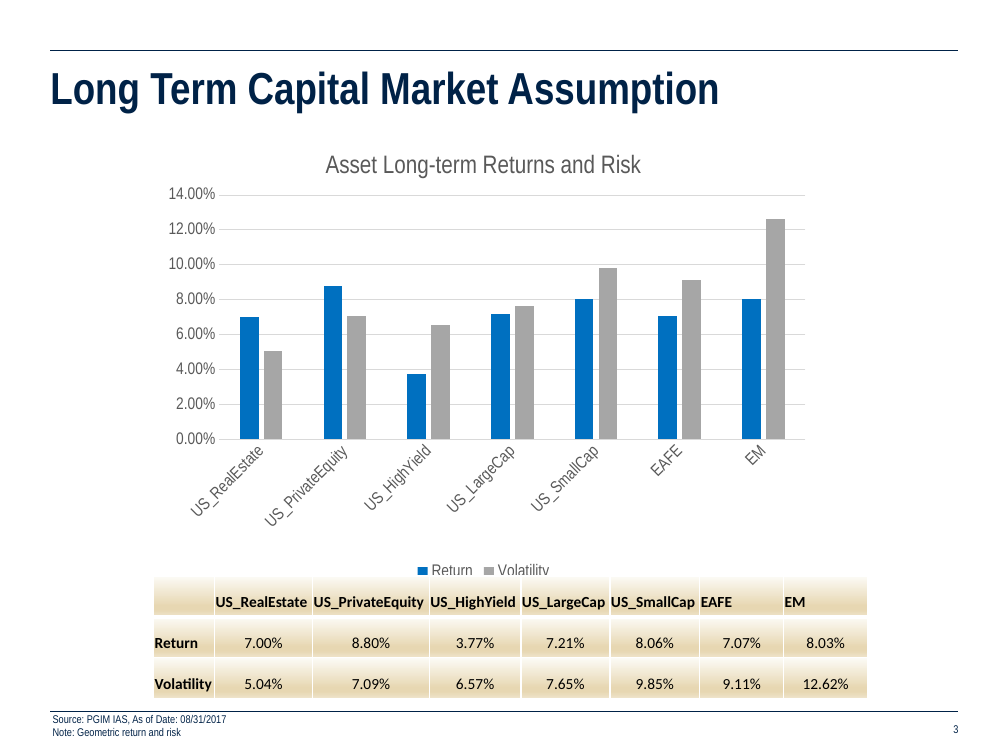
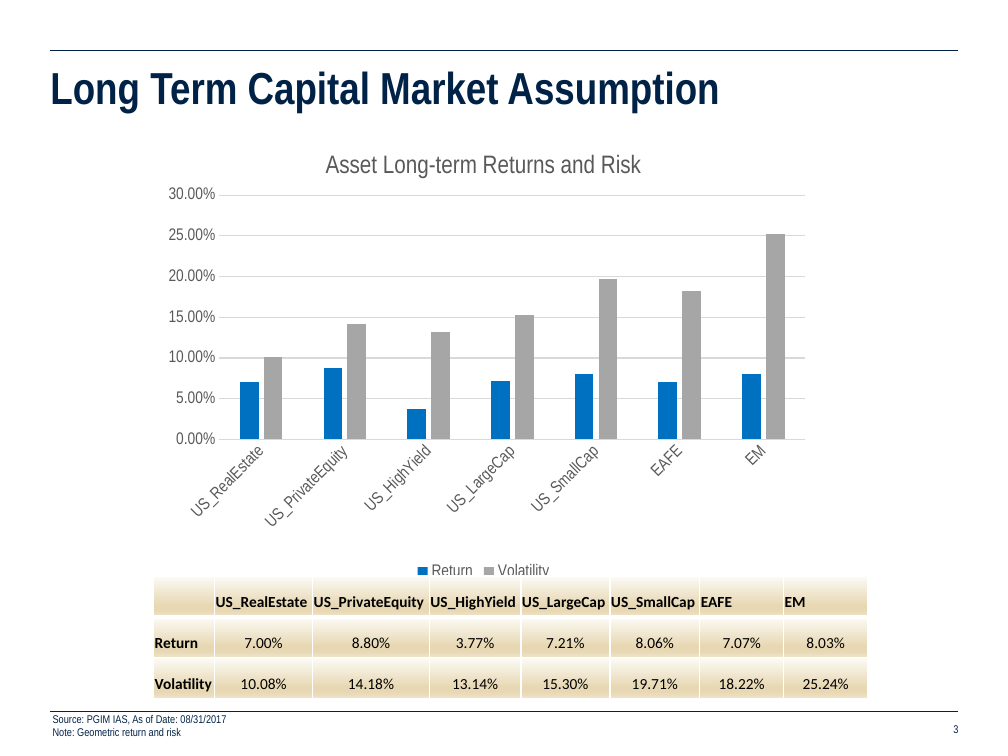
Before and after one commit to dxcv/ChinaPacific, a slide deck: slide 3 of CPIC.pptx. Drawn at 1008x756 pixels with LibreOffice and Linux fonts; fonts in the diff are those of the drawing; background and template pictures are left out. Boxes give left, top, right and bottom in pixels: in the first picture for what was removed or moved away, otherwise in the second. Text is boxed around its words. In the diff, an @@ line names an element or a change of style, - is before the commit and + after.

```diff
--- a/CPIC.pptx
+++ b/CPIC.pptx
@@ column chart at [147,136,820,584] @@
-Volatility: 0.05, 0.071, 0.066, 0.076, 0.099, 0.091, 0.126
+Volatility: 0.101, 0.142, 0.131, 0.153, 0.197, 0.182, 0.252
@@ table at [153,576,866,699] @@
-row 3: Volatility | 5.04% | 7.09% | 6.57% | 7.65% | 9.85% | 9.11% | 12.62%
+row 3: Volatility | 10.08% | 14.18% | 13.14% | 15.30% | 19.71% | 18.22% | 25.24%
```
Also in this commit, not shown: 3 other slides changed, 7 other files.
